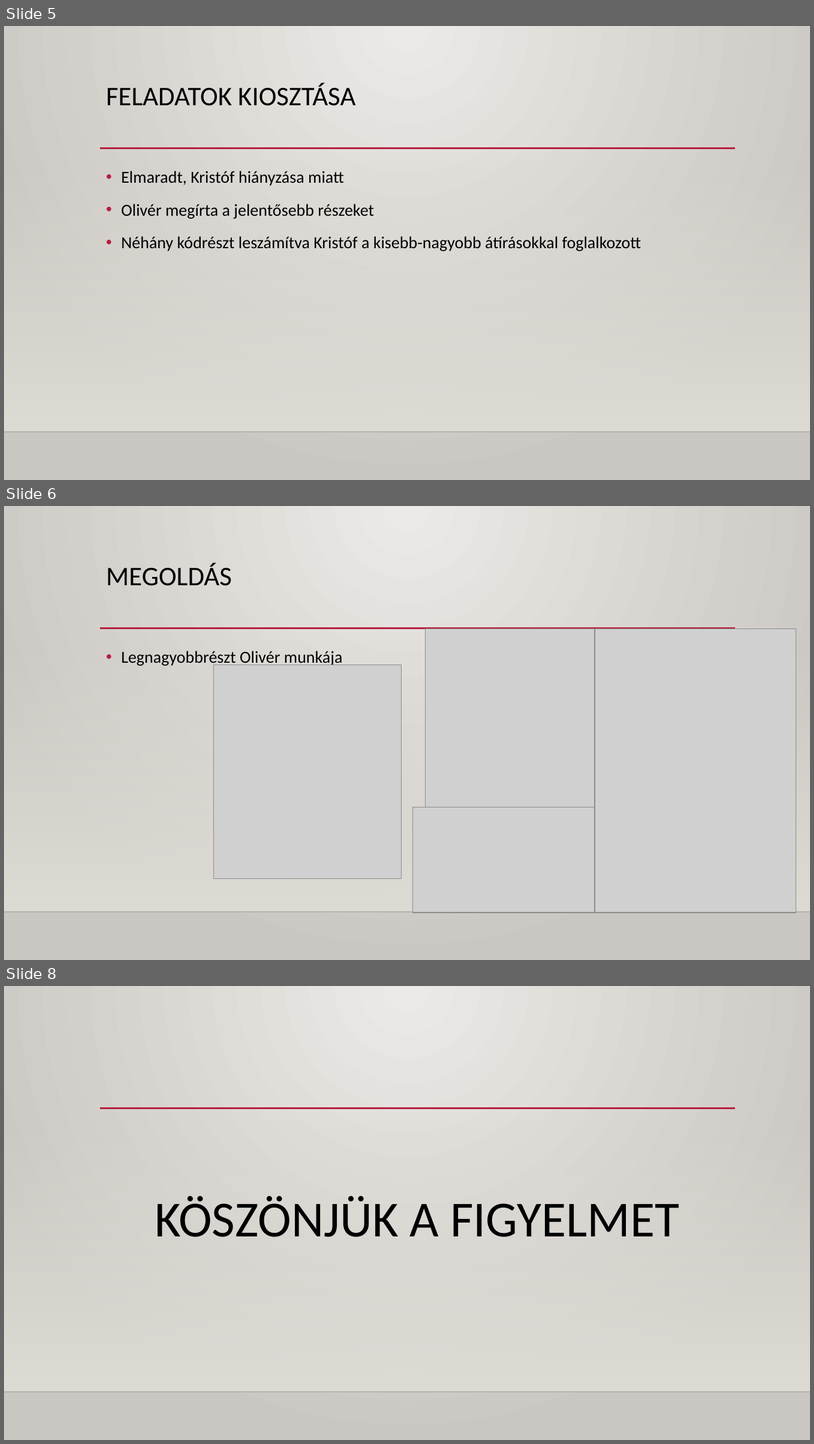
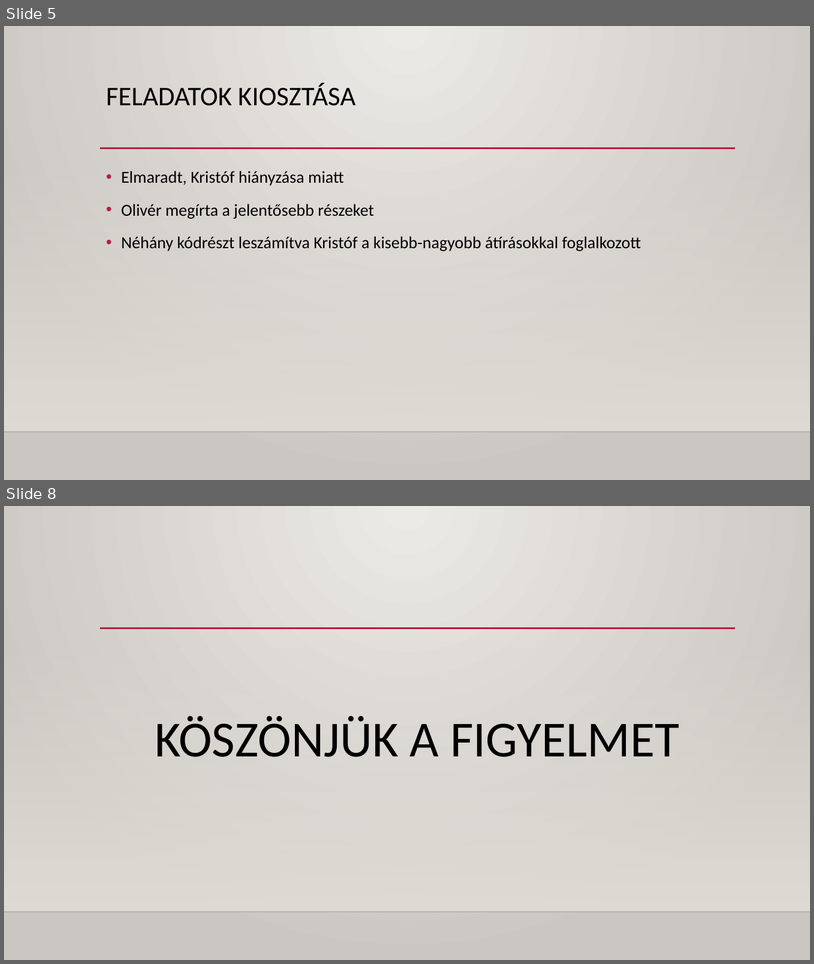
Before and after one commit to GerencserOliver/Proj1-Furdo-10A_D, a slide deck: Proj1-Furdo-10A_D.pptx. Shown one above the other, each under a label of ours: slides 5, 6 and 8 before the commit, slides 5 and 8 after it; the slides between them are not shown. The pictures are 814x1444 and 814x964 pixels, drawn with LibreOffice and Linux fonts; fonts in the diff are those of the drawing; grey boxes stand for pictures; background and template pictures are left out. Boxes give left, top, right and bottom in pixels: in the first picture for what was removed or moved away, otherwise in the second. Text is boxed around its words. In the diff, an @@ line names an element or a change of style, - is before the commit and + after.

```diff
--- a/Proj1-Furdo-10A_D.pptx
+++ b/Proj1-Furdo-10A_D.pptx
@@ slide 6 removed at bbox=[4, 506, 810, 960], background gradient #ECEAE7 to #CAC7C1; not listed: 3 template elements that a slide beside it also shows @@
@@ title removed at bbox=[106, 563, 232, 586] @@
-MEGOLDÁS
@@ picture removed at bbox=[425, 629, 595, 807] @@
@@ picture removed at bbox=[595, 629, 797, 913] @@
@@ text removed at bbox=[121, 651, 343, 667] @@
-• Legnagyobbrészt Olivér munkája
@@ picture removed at bbox=[213, 664, 401, 878] @@
@@ picture removed at bbox=[413, 807, 595, 913] @@
```
Also in this commit, not shown: 2 slides changed, 1 slide added.
